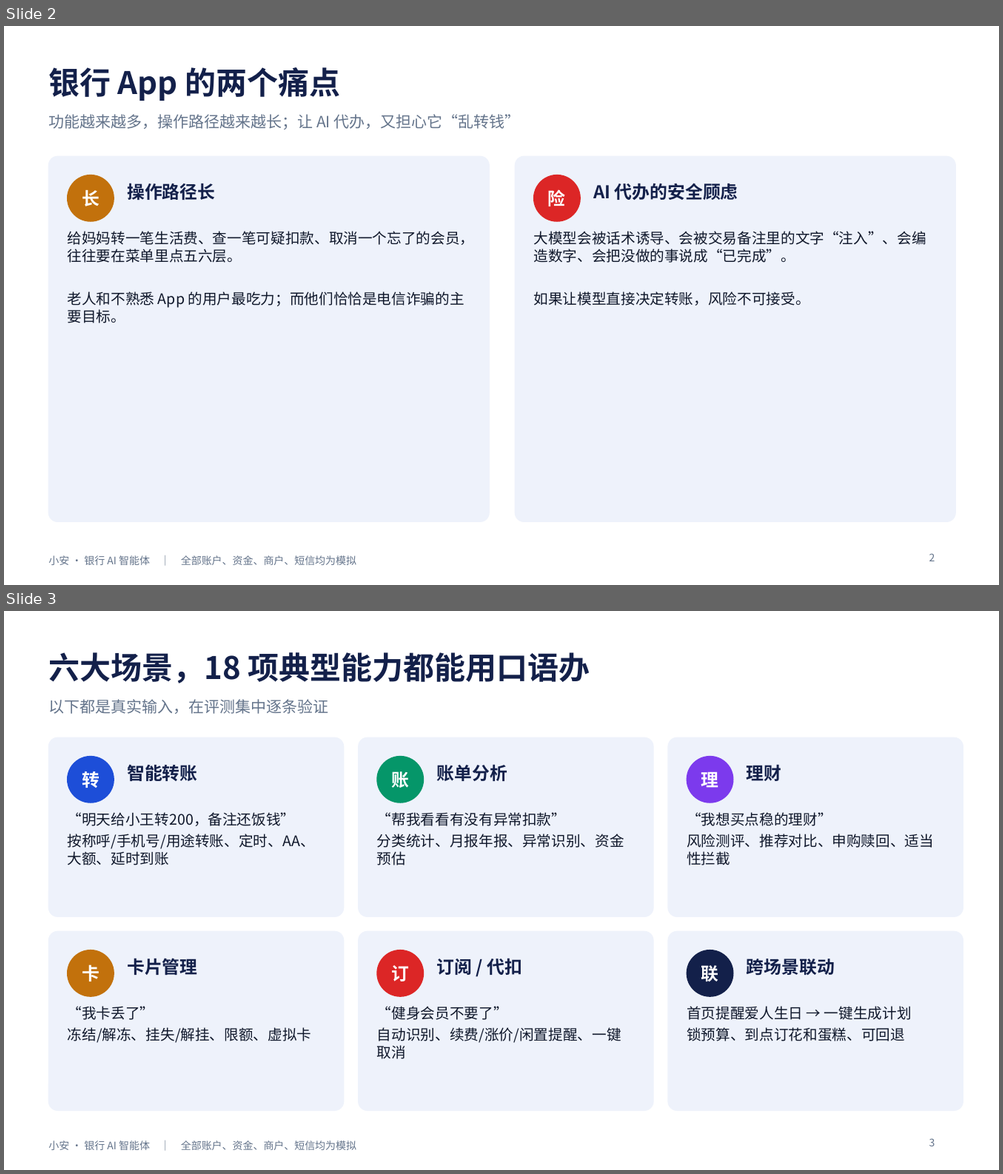
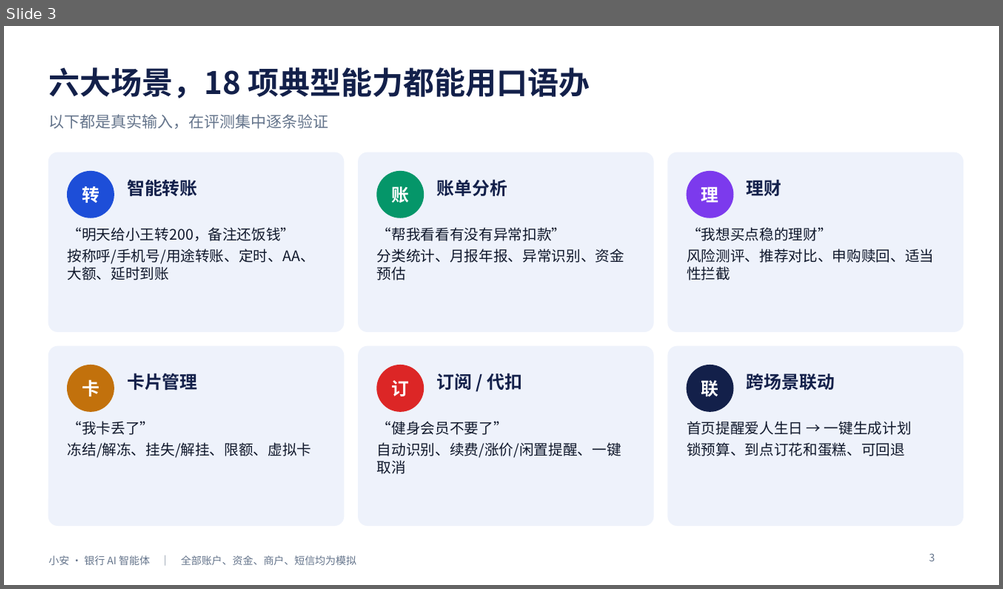
Before and after one commit to HelloHermit/fintechathon, a slide deck: deliverables/答辩PPT.pptx. Shown one above the other, each under a label of ours: slides 2 and 3 before the commit, slide 3 after it. The pictures are 1003x1174 and 1003x589 pixels, drawn with LibreOffice and Linux fonts; fonts in the diff are those of the drawing. Boxes give left, top, right and bottom in pixels: in the first picture for what was removed or moved away, otherwise in the second. Text is boxed around its words. In the diff, an @@ line names an element or a change of style, - is before the commit and + after.

```diff
--- a/deliverables/答辩PPT.pptx
+++ b/deliverables/答辩PPT.pptx
@@ slide 2 removed at bbox=[4, 26, 999, 585], background #FFFFFF; not listed: 1 template element that a slide beside it also shows @@
@@ text removed at bbox=[48, 67, 341, 101] @@
-银行 App 的两个痛点
@@ text removed at bbox=[48, 114, 521, 130] @@
-功能越来越多，操作路径越来越长；让 AI 代办，又担心它“乱转钱”
@@ rounded rectangle removed at bbox=[48, 156, 489, 522] @@
@@ rounded rectangle removed at bbox=[515, 156, 956, 522] @@
@@ ellipse removed at bbox=[68, 175, 114, 221] @@
@@ ellipse removed at bbox=[534, 175, 580, 221] @@
@@ text removed at bbox=[82, 190, 99, 207] @@
-长
@@ text removed at bbox=[127, 183, 215, 200] @@
-操作路径长
@@ text removed at bbox=[548, 190, 566, 207] @@
-险
@@ text removed at bbox=[593, 183, 738, 200] @@
-AI 代办的安全顾虑
@@ text removed at bbox=[68, 231, 475, 323] @@
-给妈妈转一笔生活费、查一笔可疑扣款、取消一个忘了的会员，往往要在菜单里点五六层。
-老人和不熟悉 App 的用户最吃力；而他们恰恰是电信诈骗的主要目标。
@@ text removed at bbox=[534, 231, 926, 306] @@
-大模型会被话术诱导、会被交易备注里的文字“注入”、会编造数字、会把没做的事说成“已完成”。
-如果让模型直接决定转账，风险不可接受。
@@ page number removed at bbox=[929, 554, 935, 562] @@
-2
```
Also in this commit, not shown: 2 slides changed, 2 slides added, 1 other slide removed, 14 other files.
